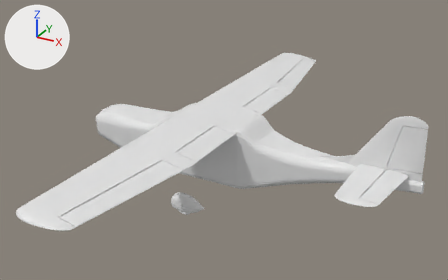
One commit to the glTF model docs/viewer/flugzeug.glb: the scene before it, then after it.
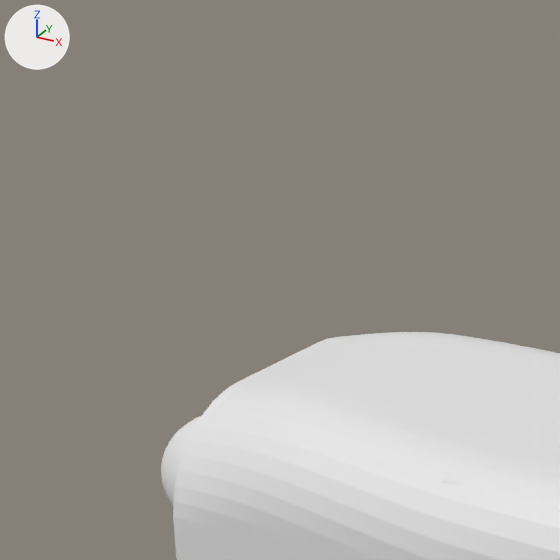
The first picture shows the older version from a camera (50 mm lens) standing at (1205.0, -1433.0, 887.0) and looking at (426.0, -17.0, 179.0). The close-ups show the older and then the newer version on the part from 18% to 31% of the width and 25% to 46% of the height of that picture. Only the edits that show in the close-ups are written down. The lights are fixed; the arrows at upper left show +X, +Y and +Z.

Script lines for the objects in view, before the commit:
```python
me_f1_motorhaube_links = bpy.data.meshes.new('F1_Motorhaube_links')
me_f1_motorhaube_links.from_pydata(...)  # 1524 vertices, 3048 faces; spans x 0.0..125.0, y -70.0..0.0, z 78.0..201.0
me_f1_motorhaube_rechts = bpy.data.meshes.new('F1_Motorhaube_rechts')
me_f1_motorhaube_rechts.from_pydata(...)  # 1524 vertices, 3048 faces; spans x 0.0..125.0, y 0.0..70.0, z 78.0..201.0
me_p2_spinner = bpy.data.meshes.new('P2_Spinner')
me_p2_spinner.from_pydata(...)  # 4823 vertices, 9642 faces; spans x -49.0..-4.0, y -24.1..24.1, z 125.9..174.1
ob_f1_motorhaube_links = bpy.data.objects.new('F1_Motorhaube_links', me_f1_motorhaube_links)
ob_f1_motorhaube_links.location = (0.0, 0.0, 0.0)
ob_f1_motorhaube_rechts = bpy.data.objects.new('F1_Motorhaube_rechts', me_f1_motorhaube_rechts)
ob_f1_motorhaube_rechts.location = (0.0, 0.0, 0.0)
ob_p2_spinner = bpy.data.objects.new('P2_Spinner', me_p2_spinner)
ob_p2_spinner.location = (0.0, 0.0, 0.0)
# also in view: 'F2_Bug_links' at (222.0, -38.0, 153.0)
```
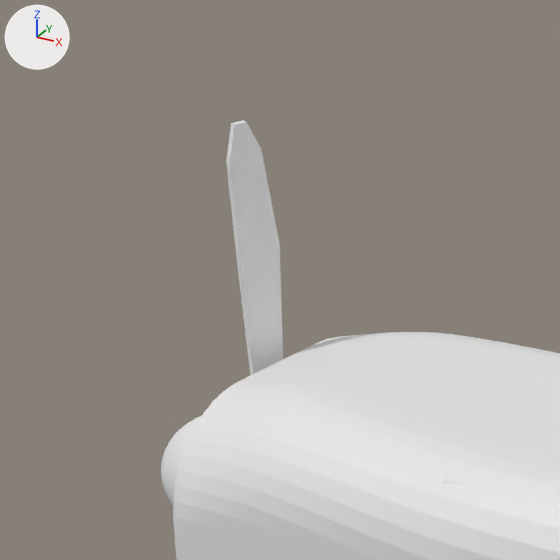
Edits to the bpy script that builds the scene:
```text
Add me_z_luftschraube:
    me_z_luftschraube.from_pydata(...)  # 128 vertices, 252 faces; spans x -14.0..-4.0, y -11.0..11.0, z 23.0..277.0
Add ob_z_luftschraube:
    ob_z_luftschraube = bpy.data.objects.new('Z_Luftschraube', me_z_luftschraube)
    ob_z_luftschraube.location = (0.0, 0.0, 0.0)
```

Boxes [x1, y1, x2, y2] around the edits, measured in the close-ups (560 x 560 px):
'Z_Luftschraube', added
    after: [226, 120, 283, 375]
